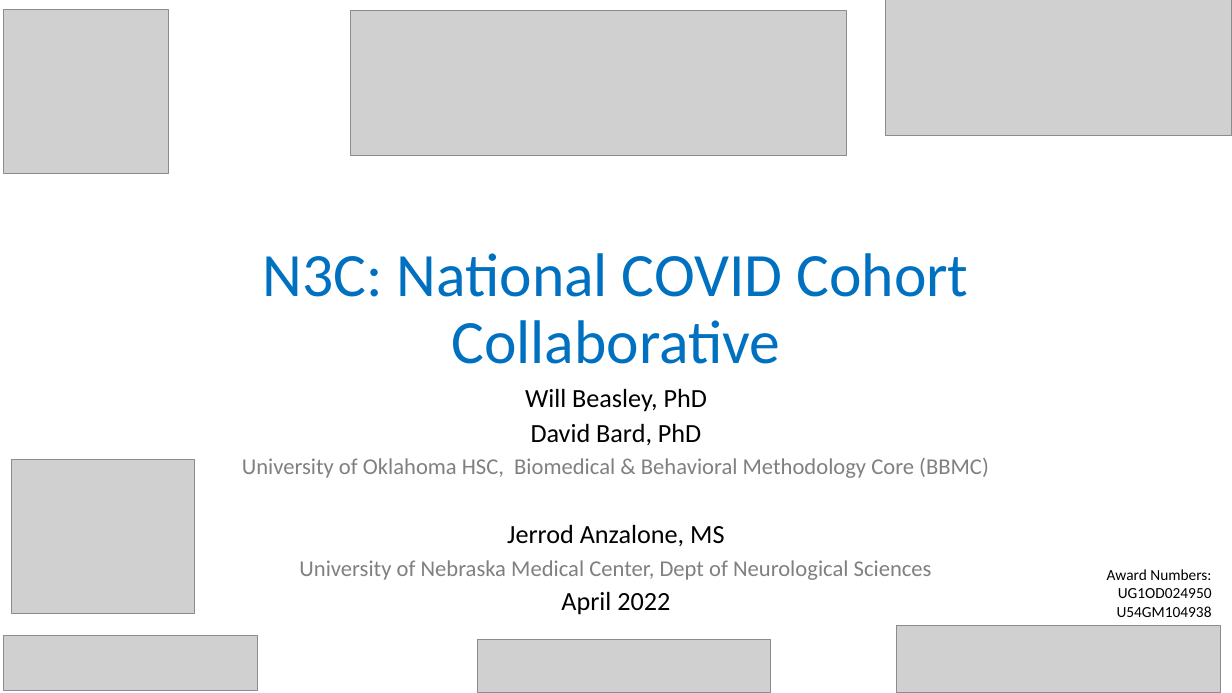
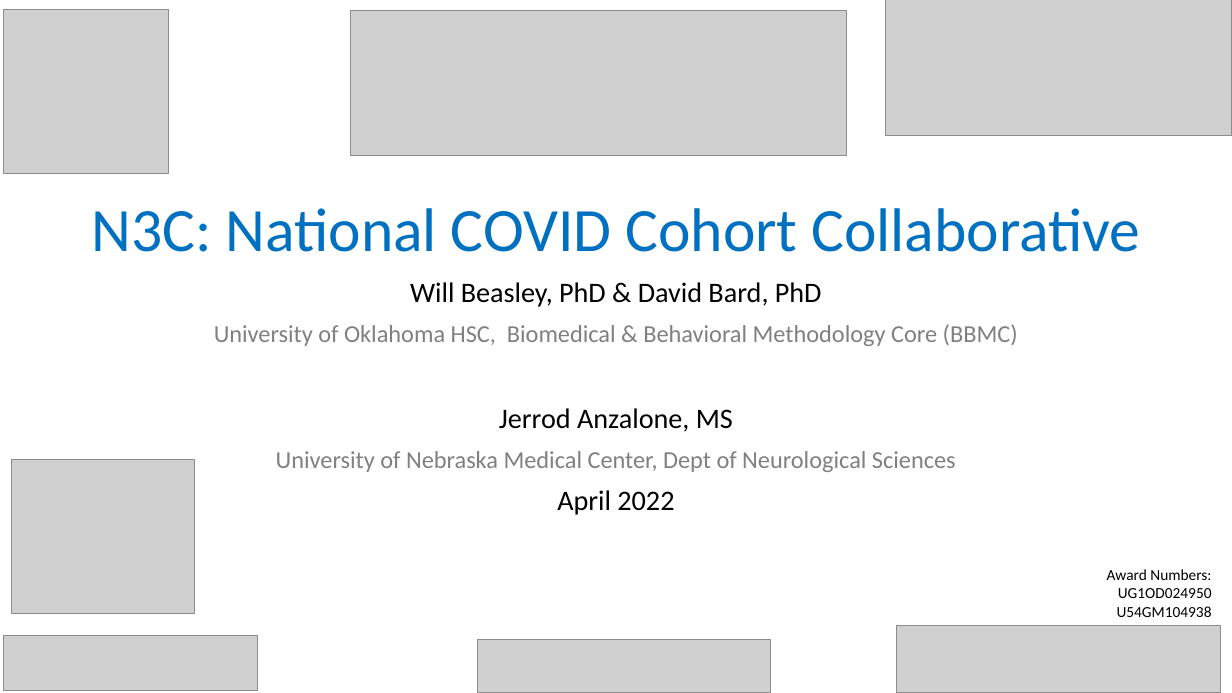
Before and after one commit to OuhscBbmc/prairie-outpost-public, a slide deck: slide 1 of publications/presentation-2022-04-geroscience/beasley-2022-04-n3c-geroscience.pptx. Drawn at 1232x693 pixels with LibreOffice and Linux fonts; fonts in the diff are those of the drawing; grey boxes stand for pictures; background and template pictures are left out. Boxes give left, top, right and bottom in pixels: in the first picture for what was removed or moved away, otherwise in the second. Text is boxed around its words. In the diff, an @@ line names an element or a change of style, - is before the commit and + after.

```diff
--- a/publications/presentation-2022-04-geroscience/beasley-2022-04-n3c-geroscience.pptx
+++ b/publications/presentation-2022-04-geroscience/beasley-2022-04-n3c-geroscience.pptx
@@ title "N3C: National COVID Cohort Collaborative" rewrapped from (x1=263, y1=253, x2=968, y2=364) to (x1=92, y1=208, x2=1140, y2=252) @@
@@ subtitle "Will Beasley, PhD & David ..." moved from (x1=242, y1=388, x2=989, y2=615) to (x1=214, y1=282, x2=1018, y2=515) @@
@@ subtitle at (x1=410, y1=282, x2=822, y2=307): text changed; size 20.4 to 22 pt @@
-Will Beasley, PhD
-David Bard, PhD
+Will Beasley, PhD & David Bard, PhD
@@ subtitle at (x1=214, y1=324, x2=1018, y2=515): size 17.6 to 19 pt in "University of Oklahoma HSC, Biomedical & Behavioral ...", "University of Nebraska Medical Center, Dept of ..."; size 20.4 to 22 pt in "Jerrod Anzalone, MS", "April 2022"; line spacing 0.7 to 0.9 @@
```
Also in this commit, not shown: 1 other slide changed, 12 slides added, 23 slides removed, 2 other files.
